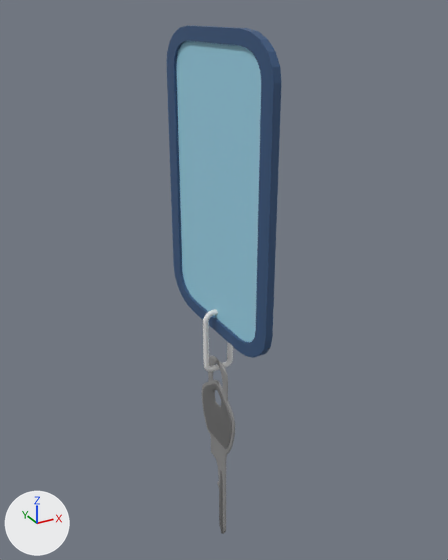
Before and after pictures for a commit that changed the FBX model Assets/@Items/Key/Key.fbx.
Rendered twice from a 50 mm lens placed at (10.274, -1.243, 3.677), pointed at (11.216, 0.469, 2.821). Arrows for +X, +Y and +Z are at lower left; the lights stay in place. Where no turn or scale is listed for an object, it has been applied to the vertices.

The first picture shows 'Card', 'Chain', 'Key'.
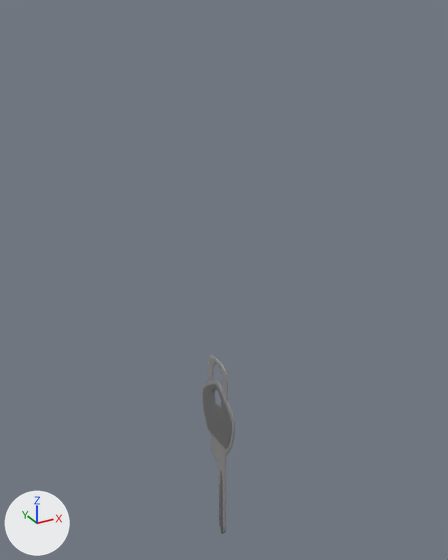
The newer file is also rescaled (x0.972), turned or shifted as a whole; pictures and numbers use the older file's frame.

What differs and where, as boxes [x1, y1, x2, y2] in the pictures (448 x 560 px):
'Card', deleted (cyan): before [167, 26, 281, 358]
    faces in mat_cardinner (cyan #9ad2e7): [176, 41, 261, 342]
    faces in mat_cardouter (dark blue #35547c): [167, 26, 281, 358]
'Chain', deleted: before [203, 309, 233, 372]

The change, as a list of edits to the scene's bpy script:
```text
Remove ob_card:
    ob_card = bpy.data.objects.new('Card', me_plane_007)
    ob_card.location = (11.168, 0.429, 3.144)
Remove ob_chain:
    ob_chain = bpy.data.objects.new('Chain', me_cylinder_009)
    ob_chain.location = (11.173, 0.43, 2.616)
```
